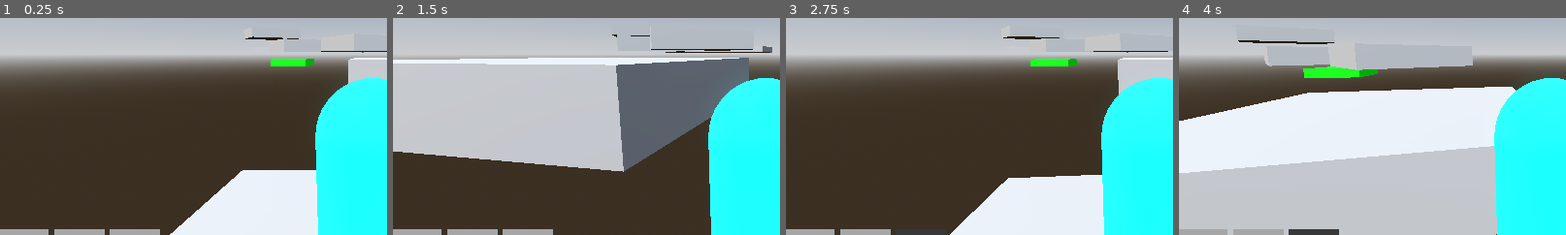
Above: before the commit, frames 1-4 (left to right).
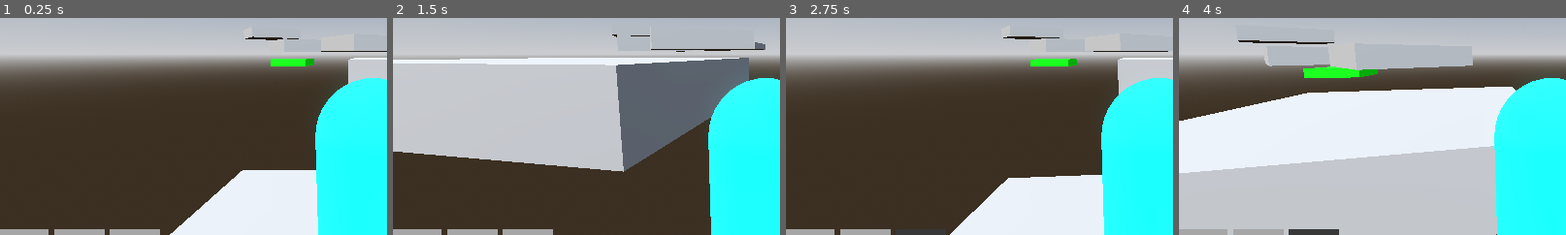
Above: after the commit, the same moments.

Repository: jpvds1/DDJD
Game: Godot game, scene res://scenes/levels/level_1.tscn
The game is run twice, just before and just after one commit, with the same random seed, the same clock (stepped at 60 frames per second) and the same inputs.
Inputs (mouse positions are % of the whole screen's width and height, from its top left):
- Up to frame 1 (0.25 s): no input
- Up to frame 2 (1.5 s): tap Enter at 0.5 s; move the mouse to (55, 50) at 0.52 s; hold W (move_forwards) from 0.53 s (still down); tap Q (dash) at 0.6 s; tap Space (jump) at 0.77 s; move the mouse to (45, 50) at 1.27 s; tap Shift (sprint) at 1.35 s
- Up to frame 3 (2.75 s): keep holding W (move_forwards); tap Space (jump) at 1.52 s; move the mouse to (52, 48) at 2.02 s; tap Q (dash) at 2.1 s
- Up to frame 4 (4 s): keep holding W (move_forwards); move the mouse to (49, 52) at 2.77 s; tap Shift (sprint) at 2.85 s; tap Space (jump) at 3.02, 3.77 s; move the mouse to (57, 51) at 3.52 s; tap Q (dash) at 3.6 s
The pictures show only the part of the screen within x 2-52%, y 34-84%; the shares and areas given below are measured in that part.

The runs differ from the first frame. In frame 1, less than 0.1% of the frame differs, in the area x 93-94%, y 15-17%; in frame 2, 0.2%, in the area x 70-98%, y 11-17%; in frame 3, less than 0.1%; in frame 4, less than 0.1%.

Commit message:
feat: end level menu

Diff:
--- /dev/null
+++ b/platformer-game/scenes/building_materials/end_platform.tscn
@@ -0,0 +1,18 @@
+[gd_scene format=3 uid="uid://bhr3nup1cprgt"]
+
+[ext_resource type="Script" uid="uid://c2mgtmeu4p1bw" path="res://scripts/systems/end_area.gd" id="1_p107w"]
+
+[sub_resource type="BoxShape3D" id="BoxShape3D_bxl3f"]
+size = Vector3(1, 5, 1)
+
+[node name="EndPlatform" type="Area3D" unique_id=537576493]
+script = ExtResource("1_p107w")
+
+[node name="CollisionShape3D" type="CollisionShape3D" parent="." unique_id=747577020]
+transform = Transform3D(1, 0, 0, 0, 1, 0, 0, 0, 1, 0, 3, 0)
+shape = SubResource("BoxShape3D_bxl3f")
+
+[node name="CSGBox3D" type="CSGBox3D" parent="." unique_id=1766318527]
+use_collision = true
+
+[connection signal="body_entered" from="." to="." method="_on_body_entered"]
--- a/platformer-game/scenes/levels/level_1.tscn
+++ b/platformer-game/scenes/levels/level_1.tscn
@@ -1,10 +1,10 @@
 [gd_scene format=3 uid="uid://bjnmrbepu0wl3"]
 
 [ext_resource type="PackedScene" uid="uid://ch7shhditu1lk" path="res://scenes/player/capsule_character.tscn" id="1_ksju7"]
-[ext_resource type="Script" uid="uid://c2mgtmeu4p1bw" path="res://scripts/systems/end_area.gd" id="2_6iamk"]
 [ext_resource type="PackedScene" uid="uid://dcgfprowomfpv" path="res://scenes/building_materials/killzone.tscn" id="3_nsrm0"]
 [ext_resource type="PackedScene" uid="uid://6sseieh1wxj" path="res://scenes/building_materials/checkpoint_platform.tscn" id="4_x42e6"]
 [ext_resource type="PackedScene" uid="uid://dy8jnv2byaaoj" path="res://scenes/ui/main_UI.tscn" id="5_6761a"]
+[ext_resource type="PackedScene" uid="uid://bhr3nup1cprgt" path="res://scenes/building_materials/end_platform.tscn" id="5_sk5k4"]
 
 [sub_resource type="ProceduralSkyMaterial" id="ProceduralSkyMaterial_64t6i"]
 sky_horizon_color = Color(0.66224277, 0.6717428, 0.6867428, 1)
@@ -18,9 +18,6 @@
 sky = SubResource("Sky_h2s0c")
 tonemap_mode = 2
 glow_enabled = true
-
-[sub_resource type="BoxShape3D" id="BoxShape3D_nsrm0"]
-size = Vector3(20, 10, 10)
 
 [node name="Empty Level" type="Node3D" unique_id=216242194]
 
@@ -46,11 +43,6 @@
 use_collision = true
 size = Vector3(5, 1, 5)
 
-[node name="CSGBox3D7" type="CSGBox3D" parent="CSGCombiner3D" unique_id=303483664]
-transform = Transform3D(1, 0, 0, 0, 1, 0, 0, 0, 1, 12, 3.5, 50)
-use_collision = true
-size = Vector3(20, 1, 10)
-
 [node name="CSGBox3D4" type="CSGBox3D" parent="CSGCombiner3D" unique_id=306469740]
 transform = Transform3D(0.82463, 0, 0.56567246, 0, 1, 0, -0.56567246, 0, 0.82463, 0.47895145, 3.4106302, 16.920826)
 use_collision = true
@@ -66,13 +58,6 @@
 use_collision = true
 size = Vector3(5, 1, 5)
 
-[node name="Area3D" type="Area3D" parent="." unique_id=1144981251]
-script = ExtResource("2_6iamk")
-
-[node name="CollisionShape3D" type="CollisionShape3D" parent="Area3D" unique_id=1629799778]
-transform = Transform3D(1, 0, 0, 0, 1, 0, 0, 0, 1, 12, 9, 50)
-shape = SubResource("BoxShape3D_nsrm0")
-
 [node name="Killzone" parent="." unique_id=767733067 instance=ExtResource("3_nsrm0")]
 transform = Transform3D(1, 0, 0, 0, 1, 0, 0, 0, 1, 0, -1.1847544, 0)
 
@@ -87,6 +72,7 @@
 [node name="CanvasLayer" parent="." unique_id=9067626 instance=ExtResource("5_6761a")]
 player_path = NodePath("../CharacterBody3D")
 
-[connection signal="body_entered" from="Area3D" to="Area3D" method="_on_body_entered"]
+[node name="EndPlatform" parent="." unique_id=537576493 instance=ExtResource("5_sk5k4")]
+transform = Transform3D(15, 0, 0, 0, 1, 0, 0, 0, 9, 10.144826, 3.9999652, 46.728928)
 
 [editable path="Killzone"]
--- a/platformer-game/scenes/ui/main_UI.tscn
+++ b/platformer-game/scenes/ui/main_UI.tscn
@@ -63,3 +63,49 @@
 [node name="MessageLabel" type="Label" parent="MessageTop/MessageCenter" unique_id=1279842124]
 layout_mode = 2
 horizontal_alignment = 1
+
+[node name="LevelCompleteOverlay" type="Control" parent="." unique_id=1331541598]
+visible = false
+layout_mode = 3
+anchors_preset = 15
+anchor_right = 1.0
+anchor_bottom = 1.0
+grow_horizontal = 2
+grow_vertical = 2
+
+[node name="Dim" type="ColorRect" parent="LevelCompleteOverlay" unique_id=1409947994]
+layout_mode = 1
+anchors_preset = 15
+anchor_right = 1.0
+anchor_bottom = 1.0
+grow_horizontal = 2
+grow_vertical = 2
+color = Color(0.5, 0.5, 0.5, 0.75)
+
+[node name="CenterContainer" type="CenterContainer" parent="LevelCompleteOverlay" unique_id=366848387]
+layout_mode = 1
+anchors_preset = 15
+anchor_right = 1.0
+anchor_bottom = 1.0
+grow_horizontal = 2
+grow_vertical = 2
+
+[node name="PanelContainer" type="PanelContainer" parent="LevelCompleteOverlay/CenterContainer" unique_id=2004564240]
+layout_mode = 2
+
+[node name="VBoxContainer" type="VBoxContainer" parent="LevelCompleteOverlay/CenterContainer/PanelContainer" unique_id=543101633]
+layout_mode = 2
+
+[node name="TitleLabel" type="Label" parent="LevelCompleteOverlay/CenterContainer/PanelContainer/VBoxContainer" unique_id=1822071993]
+layout_mode = 2
+text = "Heaven Run"
+horizontal_alignment = 1
+vertical_alignment = 1
+
+[node name="RestartButton" type="Button" parent="LevelCompleteOverlay/CenterContainer/PanelContainer/VBoxContainer" unique_id=417322398]
+layout_mode = 2
+text = "Restart Level"
+
+[node name="BackButton" type="Button" parent="LevelCompleteOverlay/CenterContainer/PanelContainer/VBoxContainer" unique_id=217657613]
+layout_mode = 2
+text = "Back to Menu"
--- a/platformer-game/scripts/player/capsule_character.gd
+++ b/platformer-game/scripts/player/capsule_character.gd
@@ -54,6 +54,9 @@
 
 var lives := MAX_LIVES
 
+var controls_locked := false
+var level_completed := false
+
 # ---------------------------------------------------------
 # Node references
 # ---------------------------------------------------------
@@ -86,6 +89,9 @@
 	has_checkpoint = true
 
 func _unhandled_input(event):
+	if controls_locked:
+		return
+
 	if event is InputEventMouseMotion:
 		rotate_y(-event.relative.x * MOUSE_SENSITIVITY)
 
@@ -94,6 +100,9 @@
 # ---------------------------------------------------------
 
 func _physics_process(delta: float) -> void:
+	if controls_locked:
+		return
+
 	var on_floor := is_on_floor()
 
 	update_air_state(on_floor, delta)
@@ -300,7 +309,15 @@
 	respawn()
 
 func reach_end() -> void:
+	if level_completed:
+		return
+
+	level_completed = true
+	controls_locked = true
+
+	velocity = Vector3.ZERO
 	end_reached.emit()
+	Input.set_mouse_mode(Input.MOUSE_MODE_VISIBLE)
 
 # ---------------------------------------------------------
 # Helpers
--- a/platformer-game/scripts/ui/main_UI.gd
+++ b/platformer-game/scripts/ui/main_UI.gd
@@ -6,6 +6,7 @@
 # UI components
 # ---------------------------------------------------------
 
+# HUD
 @onready var lives_container: HBoxContainer = $RootMargin/MainVBox/LivesContainer
 @onready var jumps_container: HBoxContainer = $RootMargin/MainVBox/JumpsContainer
 
@@ -14,6 +15,12 @@
 @onready var dash_fill: ColorRect = $RootMargin/MainVBox/DashRow/DashFill
 
 @onready var message_label: Label = $MessageTop/MessageCenter/MessageLabel
+
+# Level finish
+@onready var level_complete_overlay: Control = $LevelCompleteOverlay
+@onready var restart_button: Button = $LevelCompleteOverlay/CenterContainer/PanelContainer/VBoxContainer/RestartButton
+@onready var back_button: Button = $LevelCompleteOverlay/CenterContainer/PanelContainer/VBoxContainer/BackButton
+
 
 var dash_tween: Tween = null
 
@@ -41,7 +48,11 @@
 	player.player_unalived.connect(_on_player_unalived)
 	player.end_reached.connect(_on_end_reached)
 
+	restart_button.pressed.connect(_on_restart_button_pressed)
+	back_button.pressed.connect(_on_back_button_pressed)
+
 	message_label.visible = false
+	level_complete_overlay.visible = false
 
 	player.emit_initial_ui_state()
 
@@ -77,7 +88,15 @@
 	_show_message("You died")
 
 func _on_end_reached() -> void:
-	_show_message("Level complete")
+	level_complete_overlay.visible = true
+	message_label.visible = false
+
+func _on_restart_button_pressed() -> void:
+	get_tree().reload_current_scene()
+
+# TO-DO
+func _on_back_button_pressed() -> void:
+	print("Back to menu pressed - not implemented yet")
 
 # ---------------------------------------------------------
 # Helpers
